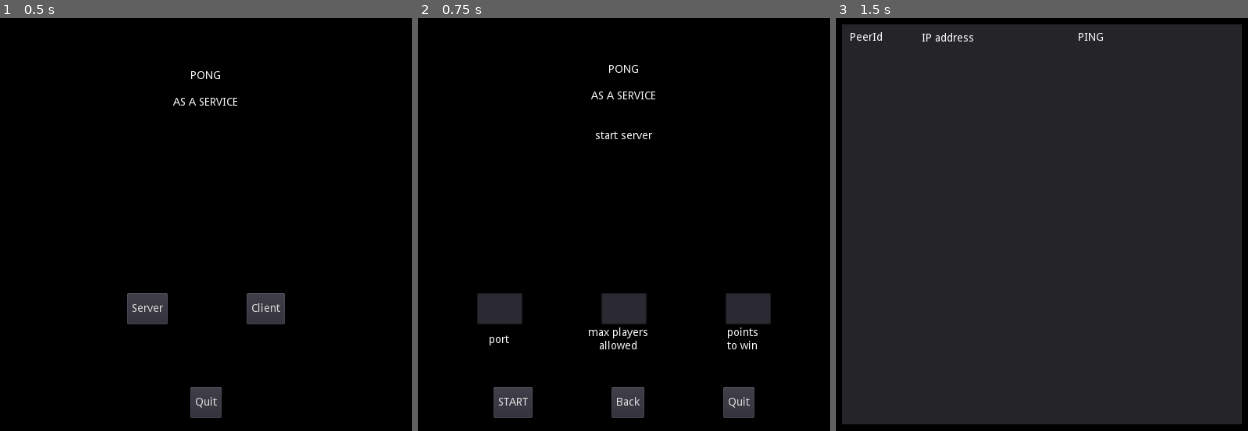
Above: before the commit, frames 1-3 (left to right).
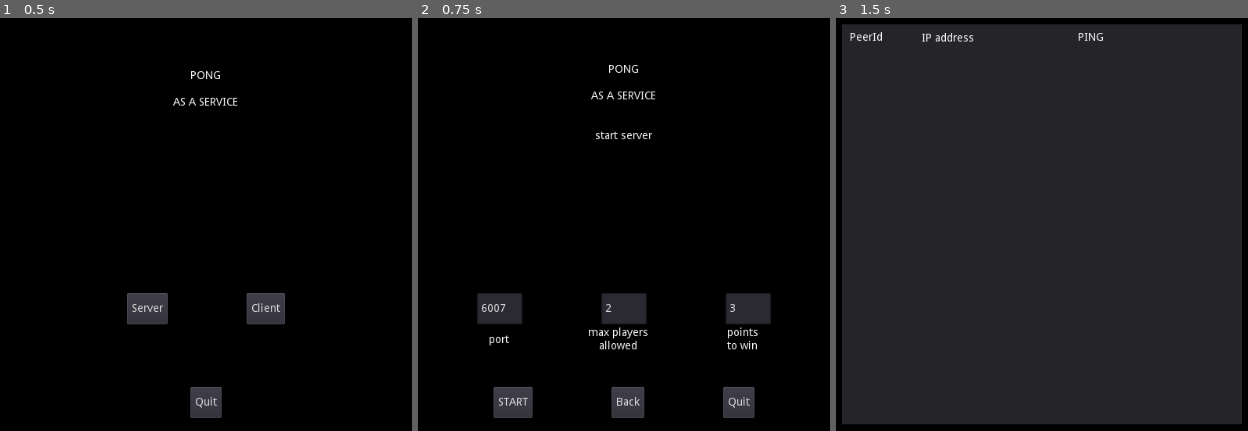
Above: after the commit, the same moments.

Repository: wisienka91/pongasaservice
Game: Godot game, scene res://menu/MainMenu.tscn
The game is run twice, just before and just after one commit, with the same random seed, the same clock (stepped at 60 frames per second) and the same inputs.
Inputs:
- Up to frame 1 (0.5 s): no input
- Up to frame 2 (0.75 s): click "Server" at 0.5 s
- Up to frame 3 (1.5 s): click "START" at 1.25 s

Frame 1 is identical in both runs. In frame 2, less than 0.1% of the frame differs, in the area x 15-77%, y 69-72%; in frame 3, nothing differs.
Error in both runs: Invalid get index '1' (on base: 'Array'). (res://lib/network.gd:4)

Commit message:
UX fixes vol1

Diff:
--- a/lib/network.gd
+++ b/lib/network.gd
@@ -43,7 +43,7 @@
 	GameState.is_next_player_left = true
 	var peer = NetworkedMultiplayerENet.new()
 	var error = peer.create_server(port, max_players)
-	print("Starting server... Port: ", port, ". Errors: ", error)
+	print(OS.get_time(), " Starting server... Port: ", port, ". Errors: ", error)
 	get_tree().set_network_peer(peer)
 	_ping_timer_setup()
 
@@ -62,16 +62,16 @@
 	get_tree().set_network_peer(peer)
 
 func _on_server_disconnected():
-	print("Server ", ip, " disconnected...")
+	print(OS.get_time(), " Server ", ip, " disconnected...")
 	#get_tree().get_rpc_sender_id()
 	#peer.close_connection()
 
 func _on_player_connected(id):
 	if get_tree().is_network_server():
-		print("PCONN - Player - ", id, " - connected...")
+		print(OS.get_time(), " PCONN - Player - ", id, " - connected...")
 
 func _on_player_disconnected(id):
-	print("PDCONN - Player - ", id, " - disconnected...")
+	print(OS.get_time(), " PDCONN - Player - ", id, " - disconnected...")
 	GameState.is_next_player_left = GameState.players[id].is_left
 	GameState.players.erase(id)
 
--- a/menu/ClientMenu.gd
+++ b/menu/ClientMenu.gd
@@ -1,6 +1,6 @@
 extends Node2D
 
-var ip = ""
+var ip = "127.0.0.1"
 var port = 6007
 
 func _ready():
@@ -36,14 +36,14 @@
 
 
 func _on_ip_input_changed(new_ip):
-	ip = new_ip
+	ip = new_ip.replace(',', '.')
 
 
 func _on_port_input_changed(new_port):
 	if int(new_port) > 0:
 		port = int(new_port)
 	else:
-		port = null
+		port = 6007
 
 
 func _on_quit_button_pressed():
--- a/menu/ClientMenu.tscn
+++ b/menu/ClientMenu.tscn
@@ -35,6 +35,7 @@
 [node name="IPInput" type="LineEdit" parent="ClientInputContainer/IPMarginContainer"]
 margin_right = 205.0
 margin_bottom = 40.0
+text = "127.0.0.1"
 align = 1
 
 [node name="PortMarginContainer" type="MarginContainer" parent="ClientInputContainer"]
--- a/menu/ServerMenu.gd
+++ b/menu/ServerMenu.gd
@@ -1,8 +1,8 @@
 extends Node2D
 
-var port = null
-var max_players = 0
-var max_points = 0
+var port = 6007
+var max_players = 2
+var max_points = 3
 
 
 func _ready():
--- a/menu/ServerMenu.tscn
+++ b/menu/ServerMenu.tscn
@@ -35,6 +35,7 @@
 [node name="PortInput" type="LineEdit" parent="ServerInputContainer/PortMarginContainer"]
 margin_right = 58.0
 margin_bottom = 40.0
+text = "6007"
 
 [node name="PlayersMarginContainer" type="MarginContainer" parent="ServerInputContainer"]
 margin_left = 227.0
@@ -44,6 +45,7 @@
 [node name="PlayersInput" type="LineEdit" parent="ServerInputContainer/PlayersMarginContainer"]
 margin_right = 58.0
 margin_bottom = 40.0
+text = "2"
 
 [node name="PointsMarginContainer" type="MarginContainer" parent="ServerInputContainer"]
 margin_left = 386.0
@@ -53,6 +55,7 @@
 [node name="PointsInput" type="LineEdit" parent="ServerInputContainer/PointsMarginContainer"]
 margin_right = 58.0
 margin_bottom = 40.0
+text = "3"
 
 [node name="ServerInputLabelsContainer" type="HBoxContainer" parent="."]
 editor/display_folded = true
Not shown, changed: README.md
